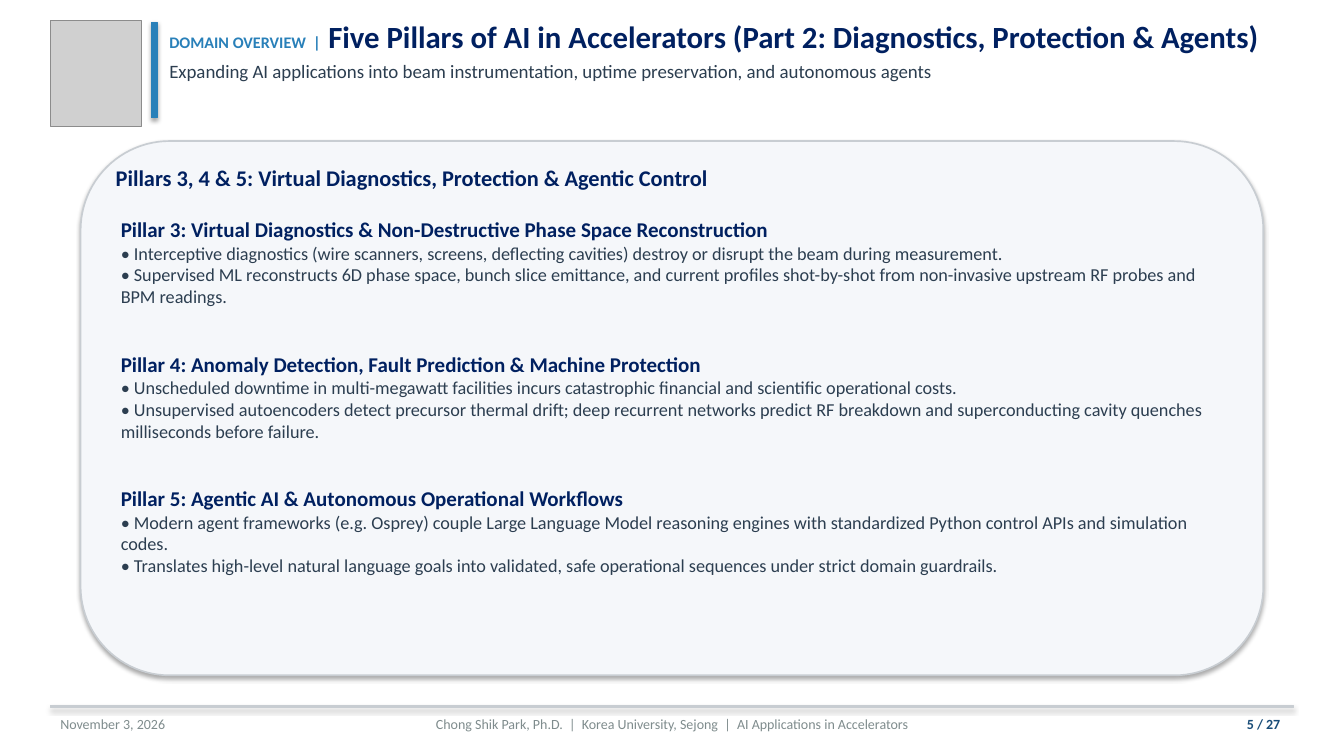
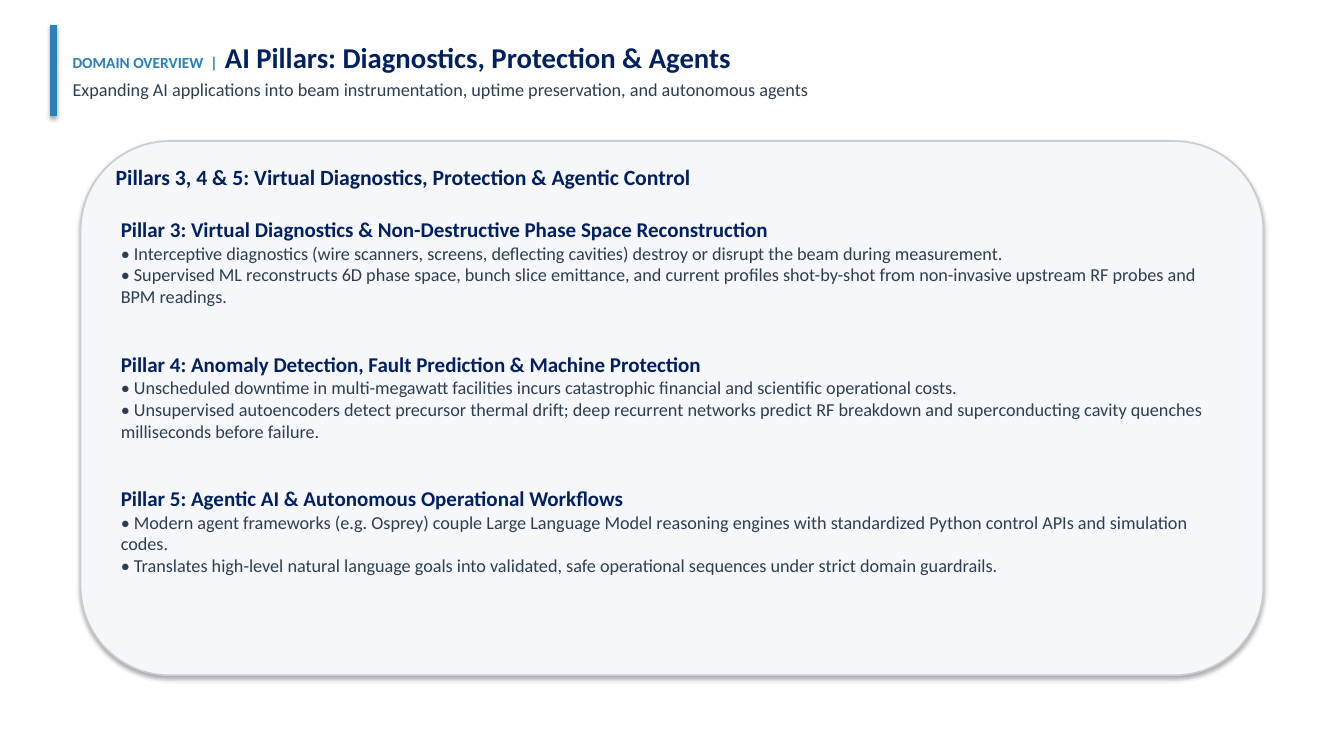
Before and after one commit to cspark7701/ai4acc-mini-hackathon, a slide deck: slide 5 of presentations/Lecture_1_AI_ML_Foundations_and_Control.pptx. Drawn at 1344x756 pixels with LibreOffice and Linux fonts; fonts in the diff are those of the drawing; grey boxes stand for pictures. Boxes give left, top, right and bottom in pixels: in the first picture for what was removed or moved away, otherwise in the second. Text is boxed around its words. In the diff, an @@ line names an element or a change of style, - is before the commit and + after.

Commit message:
Refine Lecture 1 presentation layout, typography, and content
Implement six presentation design enhancements requested by user. Adjust title slide font size to fit on a single unwrapped line and scale the Korea University logo to 0.95 inches. Vertically center slide titles and subtitles with the blue accent bar, shortening titles to prevent line wrapping across all slides. Add dedicated slides explaining all major activation functions (ReLU, Leaky ReLU, GELU, Sigmoid, Tanh, Linear) and optimization algorithms (SGD, Momentum, AdaGrad, RMSProp, Adam, AdamW, L-BFGS-B). Resize and position MLP, RL, and trajectory schematics with clean margins to eliminate text box overlap. Format the Tested Benchmark Leaderboard as a structured 7-column table with zero text wrapping. Recompile 28-page PDF presentation via pdflatex.

Files:
 M  presentations/Lecture_1_AI_ML_Foundations_and_Control.pdf
 M  presentations/Lecture_1_AI_ML_Foundations_and_Control.pptx
 M  presentations/Lecture_1_AI_ML_Foundations_and_Control.tex
 M  scripts/build_lecture_1_pptx.py

```diff
--- a/presentations/Lecture_1_AI_ML_Foundations_and_Control.pptx
+++ b/presentations/Lecture_1_AI_ML_Foundations_and_Control.pptx
@@ rectangle resized from (x1=151, y1=22, x2=157, y2=118) to (x1=50, y1=25, x2=56, y2=116) @@
@@ picture removed at (x1=50, y1=20, x2=141, y2=126) @@
@@ text "DOMAIN OVERVIEW | AI Pillars: ..." moved from (x1=169, y1=25, x2=1258, y2=82) to (x1=73, y1=48, x2=808, y2=99) @@
@@ text "DOMAIN OVERVIEW | AI Pillars: ..." at (x1=73, y1=48, x2=808, y2=99): vertical alignment top to middle @@
@@ text at (x1=73, y1=48, x2=731, y2=73): text changed; size 22 to 20.5 pt @@
-DOMAIN OVERVIEW | Five Pillars of AI in Accelerators (Part 2: Diagnostics, Protection & Agents)
+DOMAIN OVERVIEW | AI Pillars: Diagnostics, Protection & Agents
@@ text at (x1=73, y1=83, x2=808, y2=99): size 13.5 to 13 pt in "Expanding AI applications into beam instrumentation, uptime ..." @@
@@ text "Pillars 3, 4 & 5: ..." at (x1=116, y1=169, x2=690, y2=189): size 16 to 15.5 pt @@
@@ rectangle removed at (x1=50, y1=706, x2=1294, y2=708) @@
@@ text removed at (x1=60, y1=719, x2=165, y2=731) @@
-November 3, 2026
@@ text removed at (x1=436, y1=719, x2=908, y2=732) @@
-Chong Shik Park, Ph.D. | Korea University, Sejong | AI Applications in Accelerators
@@ text removed at (x1=1247, y1=720, x2=1280, y2=729) @@
-5 / 27
```
Also in this commit, not shown: 25 other slides changed, 2 slides added, 1 slide removed, 3 other files.
